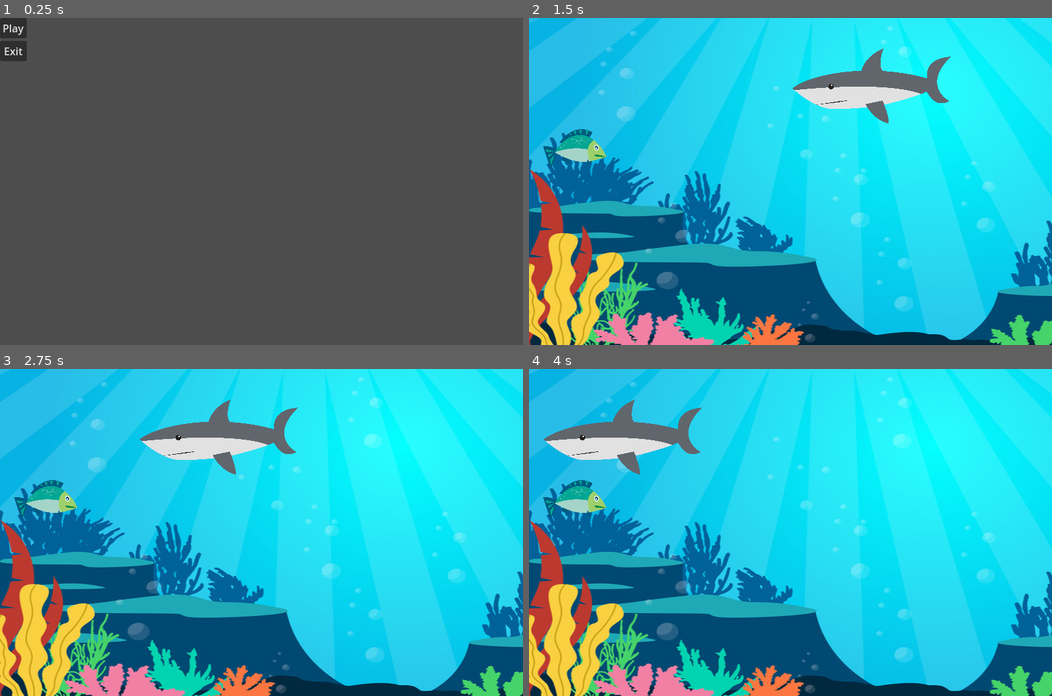
Above: before the commit, frames 1-4 (two rows, left to right).
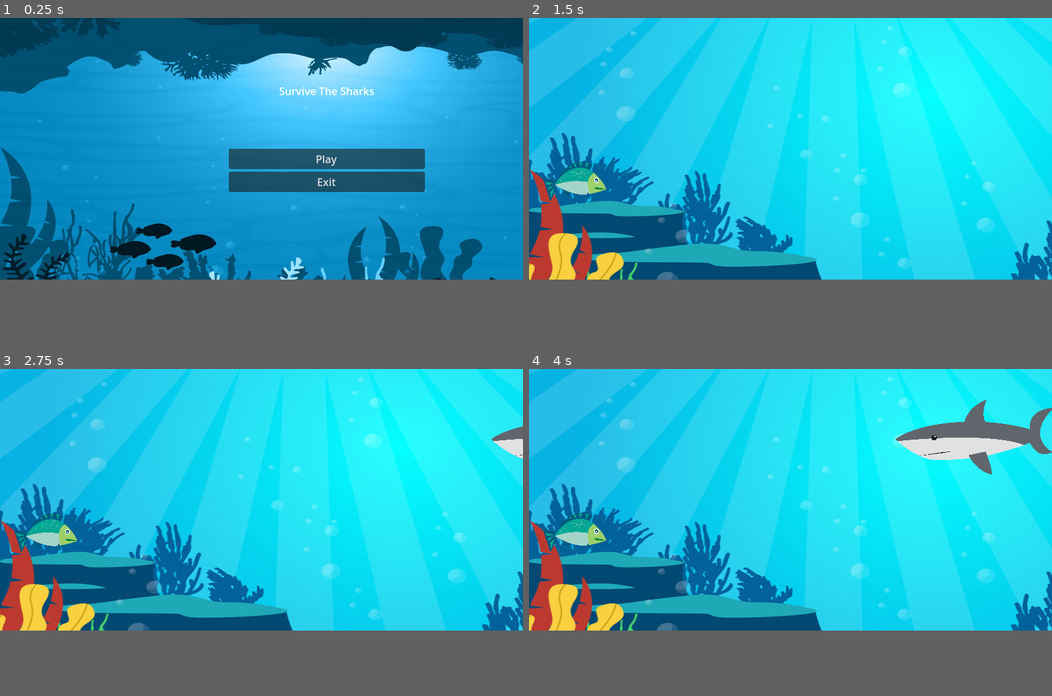
Above: after the commit, the same moments.

Repository: MohamedIK/Survive-The-Sharks
Game: Godot game, scene res://Scenes/Main Menu.tscn
Two runs of this game, one before a commit and one after it. Both use one fixed random seed, a clock stepped at 60 frames per second and the inputs below.
Inputs:
- Up to frame 1 (0.25 s): no input
- Up to frame 2 (1.5 s): click "Play" at 0.5 s; hold Up (move_up, bound only after the commit) from 1.28 s (still down)
- Up to frame 3 (2.75 s): release Up (move_up, bound only after the commit) at 2.03 s; hold Down (move_down, bound only after the commit) from 2.03 s (still down)
- Up to frame 4 (4 s): release Down (move_down, bound only after the commit) at 2.78 s; hold Up (move_up, bound only after the commit) from 2.78 s (still down)
In our replay, the window is 800x500 before the commit and 800x400 after it. These sizes can differ from the game's own. Grey fills any space a smaller window leaves; there, only what the larger window draws over its background counts as a difference.

The runs differ from the first frame. In frame 1, 80% of the frame differs, in the area x 0-100%, y 0-80%; in frame 2, 18%; in frame 3, 18%; in frame 4, 21%.

Commit message:
New changes
-Adjusted initial position of fish and shark
-Added controls for fish for going up and down
-Added fish control velocity and speed

Diff:
--- a/Scenes/Game.tscn
+++ b/Scenes/Game.tscn
@@ -1,89 +1,91 @@
-[gd_scene load_steps=14 format=2]
+[gd_scene load_steps=15 format=3 uid="uid://urylsixo4sse"]
 
-[ext_resource path="res://Images/2307735-1605774549955_TM-03.jpg" type="Texture2D" id=1]
-[ext_resource path="res://Images/shark_PNG96511-2648471259.png" type="Texture2D" id=2]
-[ext_resource path="res://Images/cartoon-fish-clipart-md-620722086.png" type="Texture2D" id=3]
-[ext_resource path="res://Scripts/FloorCeiling.gd" type="Script" id=4]
-[ext_resource path="res://Scripts/Right Wall.gd" type="Script" id=5]
-[ext_resource path="res://Scripts/Shark.gd" type="Script" id=6]
-[ext_resource path="res://Scripts/Left Wall.gd" type="Script" id=7]
+[ext_resource type="Texture2D" uid="uid://bujlhypbmw72i" path="res://Images/2307735-1605774549955_TM-03.jpg" id="1"]
+[ext_resource type="Texture2D" uid="uid://utwnvwxet5qp" path="res://Images/shark_PNG96511-2648471259.png" id="2"]
+[ext_resource type="Script" path="res://Scripts/Fish.gd" id="2_368me"]
+[ext_resource type="Texture2D" uid="uid://cnmokggqi36y" path="res://Images/cartoon-fish-clipart-md-620722086.png" id="3"]
+[ext_resource type="Script" path="res://Scripts/FloorCeiling.gd" id="4"]
+[ext_resource type="Script" path="res://Scripts/Right Wall.gd" id="5"]
+[ext_resource type="Script" path="res://Scripts/Shark.gd" id="6"]
+[ext_resource type="Script" path="res://Scripts/Left Wall.gd" id="7"]
 
-[sub_resource type="CapsuleShape2D" id=1]
-radius = 27.8086
-height = 52.4191
+[sub_resource type="CapsuleShape2D" id="1"]
+radius = 28.9984
+height = 105.994
 
-[sub_resource type="CapsuleShape2D" id=2]
+[sub_resource type="CapsuleShape2D" id="2"]
 radius = 58.0
-height = 130.0
+height = 246.0
 
-[sub_resource type="RectangleShape2D" id=3]
-size = Vector2( 10, 251.5 )
+[sub_resource type="RectangleShape2D" id="3"]
+size = Vector2(10, 500)
 
-[sub_resource type="RectangleShape2D" id=4]
-size = Vector2( 10, 251 )
+[sub_resource type="RectangleShape2D" id="4"]
+size = Vector2(10, 500)
 
-[sub_resource type="RectangleShape2D" id=5]
-size = Vector2( 401, 10 )
+[sub_resource type="RectangleShape2D" id="5"]
+size = Vector2(1000, 10)
 
-[sub_resource type="RectangleShape2D" id=6]
-size = Vector2( 401, 10 )
+[sub_resource type="RectangleShape2D" id="6"]
+size = Vector2(1000, 10)
 
 [node name="Game" type="Node2D"]
 
 [node name="ColorRect" type="TextureRect" parent="."]
 offset_right = 1000.0
 offset_bottom = 200.0
-texture = ExtResource( 1 )
+texture = ExtResource("1")
 
 [node name="Fish" type="Area2D" parent="."]
+script = ExtResource("2_368me")
 
 [node name="Fish" type="Sprite2D" parent="Fish"]
-position = Vector2( 70, 200 )
-scale = Vector2( 0.12125, 0.180723 )
-texture = ExtResource( 3 )
+position = Vector2(70, 250)
+scale = Vector2(0.12125, 0.180723)
+texture = ExtResource("3")
 
 [node name="CollisionShape2D" type="CollisionShape2D" parent="Fish"]
-position = Vector2( 70, 198 )
+position = Vector2(70, 250)
 rotation = 4.72294
-shape = SubResource( 1 )
+shape = SubResource("1")
 
 [node name="Shark" type="Area2D" parent="."]
-script = ExtResource( 6 )
+script = ExtResource("6")
 
 [node name="Shark" type="Sprite2D" parent="Shark"]
-position = Vector2( 662, 104 )
-scale = Vector2( 0.103988, 0.102313 )
-texture = ExtResource( 2 )
+position = Vector2(1200, 104)
+scale = Vector2(0.103988, 0.102313)
+texture = ExtResource("2")
 
 [node name="CollisionShape2D" type="CollisionShape2D" parent="Shark"]
-position = Vector2( 662, 104 )
+position = Vector2(1200, 104)
 rotation = 1.5708
-shape = SubResource( 2 )
+shape = SubResource("2")
 
 [node name="Left Wall" type="Area2D" parent="."]
-script = ExtResource( 7 )
+script = ExtResource("7")
 
 [node name="CollisionShape2D" type="CollisionShape2D" parent="Left Wall"]
-position = Vector2( -10, 250 )
-shape = SubResource( 3 )
+position = Vector2(-5, 250)
+shape = SubResource("3")
 
 [node name="Right Wall" type="Area2D" parent="."]
-script = ExtResource( 5 )
+script = ExtResource("5")
 
 [node name="CollisionShape2D" type="CollisionShape2D" parent="Right Wall"]
-position = Vector2( 810, 250 )
-shape = SubResource( 4 )
+position = Vector2(1005, 250)
+shape = SubResource("4")
 
 [node name="Floor" type="Area2D" parent="."]
-script = ExtResource( 4 )
+script = ExtResource("4")
 
 [node name="CollisionShape2D" type="CollisionShape2D" parent="Floor"]
-position = Vector2( 400, 510 )
-shape = SubResource( 5 )
+position = Vector2(500, 505)
+shape = SubResource("5")
 
 [node name="Ceiling" type="Area2D" parent="."]
-script = ExtResource( 4 )
+script = ExtResource("4")
 
 [node name="CollisionShape2D" type="CollisionShape2D" parent="Ceiling"]
-position = Vector2( 400, -10 )
-shape = SubResource( 6 )
+position = Vector2(500, -5)
+shape = SubResource("6")
--- a/Scenes/Main Menu.tscn
+++ b/Scenes/Main Menu.tscn
@@ -1,30 +1,56 @@
-[gd_scene load_steps=2 format=2]
+[gd_scene load_steps=3 format=3 uid="uid://dgy0wswajsd88"]
 
-[ext_resource path="res://Scripts/Main Menu.gd" type="Script" id=1]
+[ext_resource type="Script" path="res://Scripts/Main Menu.gd" id="1"]
+[ext_resource type="Texture2D" uid="uid://dbm2gnk1h0k6o" path="res://Images/underwater-scene-with-fish-and-coral-reef-illustration-vector-3008036759.jpg" id="2_7p4i8"]
 
 [node name="Main Menu" type="Control"]
+layout_mode = 3
+anchors_preset = 15
 anchor_right = 1.0
 anchor_bottom = 1.0
-script = ExtResource( 1 )
+grow_horizontal = 2
+grow_vertical = 2
+script = ExtResource("1")
+
+[node name="TextureRect" type="TextureRect" parent="."]
+layout_mode = 0
+offset_right = 1000.0
+offset_bottom = 500.0
+texture = ExtResource("2_7p4i8")
+expand_mode = 2
 
 [node name="MarginContainer" type="MarginContainer" parent="."]
-offset_right = 40.0
-offset_bottom = 40.0
+layout_mode = 0
+offset_left = 400.0
+offset_top = 100.0
+offset_right = 600.0
+offset_bottom = 300.0
 
 [node name="VBoxContainer" type="VBoxContainer" parent="MarginContainer"]
-offset_right = 40.0
-offset_bottom = 44.0
+layout_mode = 2
 
-[node name="Play" type="Button" parent="MarginContainer/VBoxContainer"]
-offset_right = 40.0
-offset_bottom = 20.0
+[node name="Label" type="Label" parent="MarginContainer/VBoxContainer"]
+layout_mode = 2
+text = "Survive The Sharks"
+horizontal_alignment = 1
+
+[node name="MarginContainer2" type="MarginContainer" parent="."]
+layout_mode = 0
+offset_left = 350.0
+offset_top = 200.0
+offset_right = 650.0
+offset_bottom = 270.0
+
+[node name="VBoxContainer" type="VBoxContainer" parent="MarginContainer2"]
+layout_mode = 2
+
+[node name="Play" type="Button" parent="MarginContainer2/VBoxContainer"]
+layout_mode = 2
 text = "Play"
 
-[node name="Exit" type="Button" parent="MarginContainer/VBoxContainer"]
-offset_top = 24.0
-offset_right = 40.0
-offset_bottom = 44.0
+[node name="Exit" type="Button" parent="MarginContainer2/VBoxContainer"]
+layout_mode = 2
 text = "Exit"
 
-[connection signal="pressed" from="MarginContainer/VBoxContainer/Play" to="." method="_on_Play_pressed"]
-[connection signal="pressed" from="MarginContainer/VBoxContainer/Exit" to="." method="_on_Exit_pressed"]
+[connection signal="pressed" from="MarginContainer2/VBoxContainer/Play" to="." method="_on_Play_pressed"]
+[connection signal="pressed" from="MarginContainer2/VBoxContainer/Exit" to="." method="_on_Exit_pressed"]
--- a/Scripts/Fish.gd
+++ b/Scripts/Fish.gd
@@ -1,4 +1,6 @@
 extends Area2D
+
+signal hit
 
 @export var speed = 400
 var screen_size
@@ -14,12 +16,6 @@
 	if Input.is_action_pressed("move_up"):
 		velocity.y -= 1
 
-	if velocity.length() > 0:
-		velocity = velocity.normalized() * speed
-		$AnimatedSprite2D.play()
-	else:
-		$AnimatedSprite2D.stop()
-
 	position += velocity * delta
 	position.x = clamp(position.x, 0, screen_size.x)
 	position.y = clamp(position.y, 0, screen_size.y)
--- a/default_env.tres
+++ b/default_env.tres
@@ -1,7 +1,7 @@
-[gd_resource type="Environment" load_steps=2 format=2]
+[gd_resource type="Environment" load_steps=2 format=3 uid="uid://dwkw5xtu3ojn7"]
 
-[sub_resource type="Sky" id=1]
+[sub_resource type="Sky" id="1"]
 
 [resource]
 background_mode = 2
-background_sky = SubResource( 1 )
+sky = SubResource("1")
--- a/project.godot
+++ b/project.godot
@@ -17,7 +17,7 @@
 
 [display]
 
-window/size/viewport_width=800
+window/size/viewport_width=1000
 window/size/viewport_height=500
 window/stretch/mode="2d"
 
@@ -29,12 +29,12 @@
 
 move_up={
 "deadzone": 0.5,
-"events": [Object(InputEventKey,"resource_local_to_scene":false,"resource_name":"","device":0,"window_id":0,"alt_pressed":false,"shift_pressed":false,"ctrl_pressed":false,"meta_pressed":false,"pressed":false,"keycode":0,"physical_keycode":0,"key_label":0,"unicode":0,"echo":false,"script":null)
+"events": [Object(InputEventKey,"resource_local_to_scene":false,"resource_name":"","device":-1,"window_id":0,"alt_pressed":false,"shift_pressed":false,"ctrl_pressed":false,"meta_pressed":false,"pressed":false,"keycode":0,"physical_keycode":4194320,"key_label":0,"unicode":0,"echo":false,"script":null)
 ]
 }
 move_down={
 "deadzone": 0.5,
-"events": [Object(InputEventKey,"resource_local_to_scene":false,"resource_name":"","device":0,"window_id":0,"alt_pressed":false,"shift_pressed":false,"ctrl_pressed":false,"meta_pressed":false,"pressed":false,"keycode":0,"physical_keycode":0,"key_label":0,"unicode":0,"echo":false,"script":null)
+"events": [Object(InputEventKey,"resource_local_to_scene":false,"resource_name":"","device":-1,"window_id":0,"alt_pressed":false,"shift_pressed":false,"ctrl_pressed":false,"meta_pressed":false,"pressed":false,"keycode":0,"physical_keycode":4194322,"key_label":0,"unicode":0,"echo":false,"script":null)
 ]
 }
 
